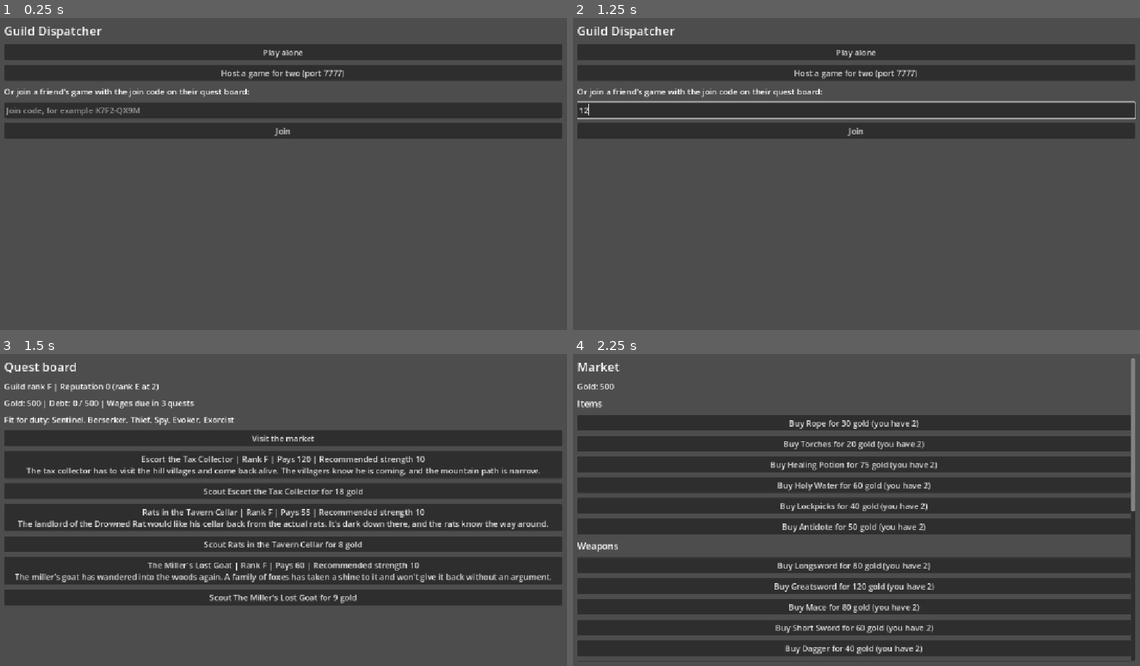
Above: before the commit, frames 1-4 (two rows, left to right).
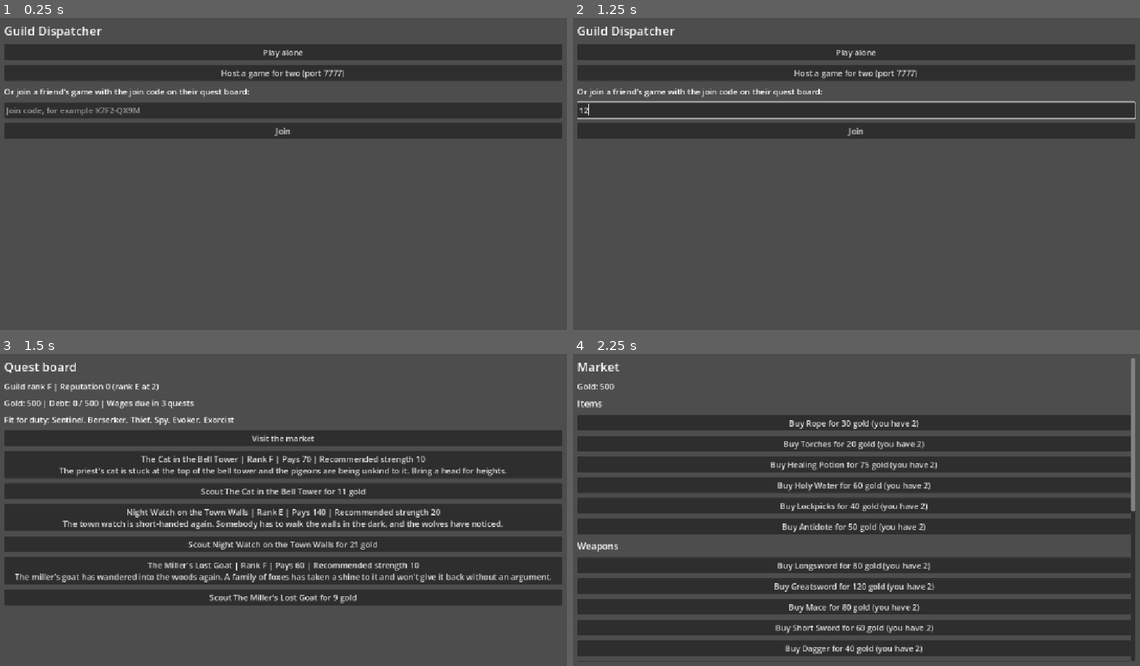
Above: after the commit, the same moments.

Repository: vampcent/guild-dispatcher
Game: Godot game, scene res://scenes/main/main.tscn
Two runs of this game, one before a commit and one after it. Both use one fixed random seed, a clock stepped at 60 frames per second and the inputs below. The project has no main scene, so this scene is started directly.
Inputs (mouse positions are in pixels of both pictures, inside the frame that each line leads up to):
- Up to frame 1 (0.25 s): no input
- Up to frame 2 (1.25 s): click (856, 111) at 0.52 s; type "12" at 0.6 s
- Up to frame 3 (1.5 s): click "Play alone" at 1.25 s
- Up to frame 4 (2.25 s): click "Visit the market" at 2 s

Frames 1-2 are identical in both runs. In frame 3, 4.1% of the frame differs, in the area x 3-97%, y 32-63%; in frame 4, nothing differs.

Commit message:
Scale the quest board to time and roster strength (GD-52)
The board leans towards a target rank. The target rises one step every
quests_per_target_rank quests, standing in for days until GD-21 adds
them, and is capped at the highest rank whose recommended strength the
living roster's strongest party reaches before gear. Quests are drawn by
distance from the target using board_rank_weights. guild_test checks that
the average board rank rises over time and falls when the roster is
weakened.

Amp-Thread-ID: https://ampcode.com/threads/T-01a1a0c0-fa3e-74d1-bc76-0febecb35e01
Co-authored-by: joshua.conetta@hotmail.co.uk <joshua.conetta@hotmail.co.uk>

Diff:
--- a/scenes/tests/guild_test.gd
+++ b/scenes/tests/guild_test.gd
@@ -112,6 +112,7 @@
 	_check_ranks()
 	_check_starter_quests()
 	_check_escalation()
+	_check_scaling()
 	_check_resting()
 	_check_history()
 	finish()
@@ -374,6 +375,63 @@
 	check_equal(unique_boards, 500, "A veteran guild's board never shows a quest twice")
 
 
+# The board leans harder as time passes, and eases off when the roster is weakened.
+func _check_scaling() -> void:
+	print("--- Board scaling ---")
+	var rules: CampaignRulesData = load("res://data/rules/campaign_rules.tres") as CampaignRulesData
+	var guild: GuildState = _make_guild()
+	check_equal(guild.get_target_rank(), QuestData.Rank.F, "A new guild's board leans towards rank F")
+	guild.quests_attempted = rules.quests_per_target_rank * 2
+	check_equal(guild.get_target_rank(), QuestData.Rank.D, "Two steps of time move the target to rank D")
+	guild.quests_attempted = 1000
+	var full_strength: int = guild.get_target_rank()
+	check(full_strength >= QuestData.Rank.C, "The full roster can handle rank C or above")
+	guild.dead = guild.roster.slice(0, guild.roster.size() - 1)
+	check(
+		guild.get_target_rank() < full_strength,
+		"Losing most of the roster lowers the target (%s to %s)"
+		% [QuestData.get_rank_name(full_strength), QuestData.get_rank_name(guild.get_target_rank())]
+	)
+
+	var early: float = _average_board_rank(0, 0, [])
+	var later: float = _average_board_rank(1000, rules.quests_per_target_rank * 2, [])
+	var veteran: float = _average_board_rank(1000, 1000, [])
+	var survivors: Array[String] = ["spy"]
+	var weakened: float = _average_board_rank(1000, 1000, survivors)
+	print("Average board rank (F=0): new %.2f, after %d quests %.2f, veteran %.2f, veteran with only the Spy left %.2f" % [
+		early, rules.quests_per_target_rank * 2, later, veteran, weakened,
+	])
+	check(early < 0.5, "A new guild's board is mostly F-rank work")
+	check(later > early + 0.5, "The board gets harder as quests go by")
+	check(veteran > later, "A veteran guild sees harder quests still")
+	check(weakened < veteran - 1.0, "A veteran guild that has lost its roster sees easier quests again")
+
+
+# With high reputation every rank is unlocked, so only time and the roster shape the board.
+func _average_board_rank(reputation: int, quests_attempted: int, survivors: Array[String]) -> float:
+	var total: int = 0
+	var shown: int = 0
+
+	for _guild_number: int in 500:
+		var guild: GuildState = _make_guild()
+		guild.reputation = reputation
+		guild.quests_attempted = quests_attempted
+
+		if not survivors.is_empty():
+			for adventurer: AdventurerData in guild.roster:
+				if not survivors.has(adventurer.resource_path.get_file().get_basename()):
+					guild.dead.append(adventurer)
+
+		guild.board.clear()
+		guild.refresh_board()
+
+		for entry: BoardEntry in guild.board:
+			total += entry.base_quest.rank
+			shown += 1
+
+	return float(total) / shown
+
+
 func _count_rank_appearances(rank: int, reputation: int) -> int:
 	var appearances: int = 0
 
--- a/scripts/data/rules/campaign_rules_data.gd
+++ b/scripts/data/rules/campaign_rules_data.gd
@@ -8,6 +8,12 @@
 @export_range(0, 100) var worsen_health_percent: int = 15
 @export_range(0, 100) var worsen_pay_percent: int = 20
 @export_range(0, 100) var scout_cost_percent: int = 15
+# The board leans towards a target rank, which rises one step every this many
+# quests (days, once GD-21 adds them) but never past what the roster could manage.
+@export_range(1, 20) var quests_per_target_rank: int = 4
+# How likely a quest is to be drawn, by how many ranks it is from the target.
+# Quests further away than the list goes use the last weight, which must be above 0.
+@export var board_rank_weights: Array[int] = [6, 3, 1]
 @export var adventurers: Array[AdventurerData] = []
 @export var quests: Array[QuestData] = []
 # One entry per quest rank, from F to S.
--- a/scripts/simulation/guild/guild_state.gd
+++ b/scripts/simulation/guild/guild_state.gd
@@ -118,10 +118,64 @@
 	for entry: BoardEntry in board:
 		pool.erase(entry.base_quest)
 
+	var target_rank: int = get_target_rank()
+
 	while not pool.is_empty() and board.size() < _rules.board_size:
-		var quest: QuestData = pool[_rng.randi_range(0, pool.size() - 1)]
+		var quest: QuestData = _pick_near_rank(pool, target_rank)
 		pool.erase(quest)
 		board.append(BoardEntry.new(quest, _get_shown_rank(quest)))
+
+
+# The rank the board leans towards. It rises with time, but never past the
+# highest rank whose recommended strength the roster's best party reaches.
+func get_target_rank() -> int:
+	var by_time: int = floori(quests_attempted / float(_rules.quests_per_target_rank))
+	var by_roster: int = QuestData.Rank.F
+	var strength: int = get_roster_strength()
+
+	for rank: int in _rules.ranks.size():
+		if strength >= _rules.ranks[rank].recommended_strength:
+			by_roster = rank
+
+	return mini(by_time, by_roster)
+
+
+# Attack plus defence, before gear, of the strongest party the living roster can send.
+func get_roster_strength() -> int:
+	var strengths: Array[int] = []
+
+	for adventurer: AdventurerData in roster:
+		if not dead.has(adventurer):
+			strengths.append(adventurer.attack + adventurer.defence)
+
+	strengths.sort()
+	strengths.reverse()
+	var total: int = 0
+
+	for strength: int in strengths.slice(0, _rules.max_party_size):
+		total += strength
+
+	return total
+
+
+func _pick_near_rank(pool: Array[QuestData], target_rank: int) -> QuestData:
+	var weights: Array[int] = []
+	var total: int = 0
+
+	for quest: QuestData in pool:
+		var distance: int = mini(absi(quest.rank - target_rank), _rules.board_rank_weights.size() - 1)
+		weights.append(_rules.board_rank_weights[distance])
+		total += weights.back()
+
+	var pick: int = _rng.randi_range(1, total)
+
+	for index: int in pool.size():
+		pick -= weights[index]
+
+		if pick <= 0:
+			return pool[index]
+
+	return pool.back()
 
 
 func advance_board(chosen_quest: QuestData) -> void:
